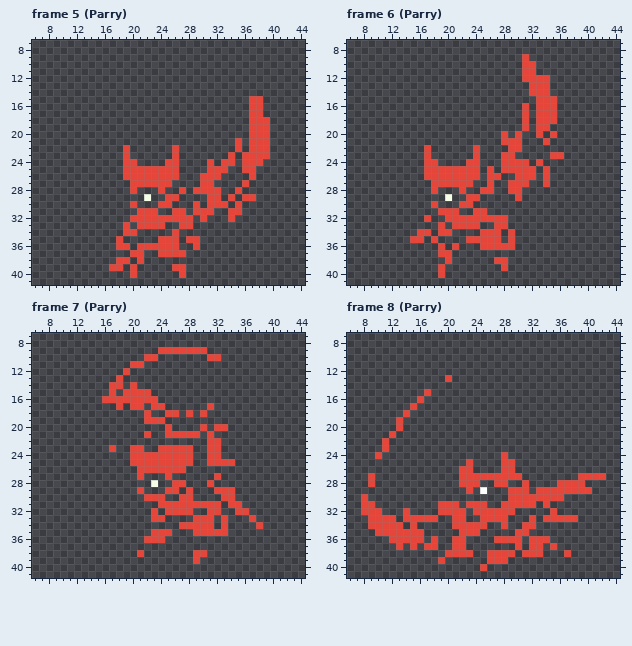
Pixel-art file, stored at Assets/Art/Characters/Renji_Sprite.aseprite. The picture above is the old version.
50x42 pixels, 51 frames. Shown: frame 5 (Parry): x 6..44, y 7..41; frame 6 (Parry): x 6..44, y 7..41; frame 7 (Parry): x 6..44, y 7..41; frame 8 (Parry): x 6..44, y 7..41. The commit also changed other frames, which this record leaves out.
After:
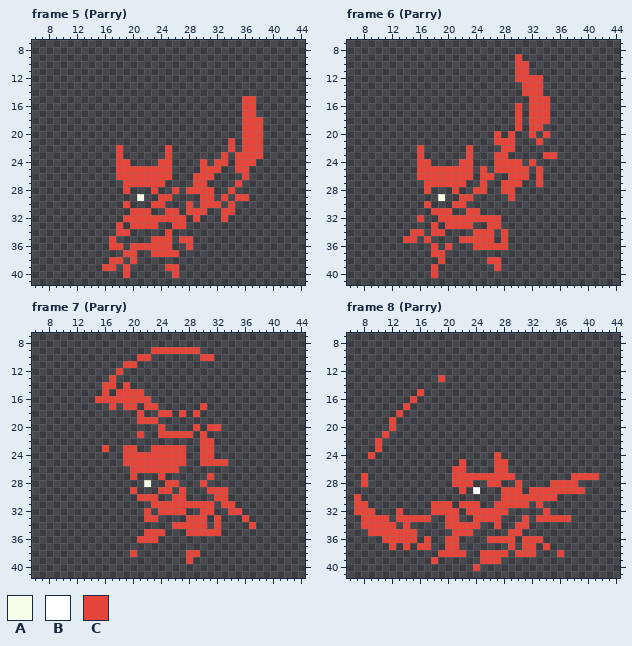
Palette (. is transparent): A #f5ffe8  B #ffffff  C #e64539
Edits made:
Changed rows in their new state; - is an unchanged pixel.
Frame 5 (Parry):
first column x 16:
15 --------------------C-.-
16 --------------------C-.-
17 --------------------C-.-
18 --------------------C--.
19 --------------------C--.
20 --------------------C--.
21 ------------------C.C--.
22 --C.-----C.-------C.C--.
23 --C.-----C.------C.C---.
24 --C-.---C-.---C.C-.C--.-
25 --C-------.---C--.-C-.--
26 --C-------.--C--.---C.--
27 ---C-----.---C-.---C.---
28 ---C.--C.-C.C---.-C.----
29 -----A.-C-.---C-.C.C-.--
30 ---C.--C-.--C.C--.C.----
31 ----C--.-C-.C--.-C-.----
32 ---C--------.C.--C.-----
33 --C.C---.-C-.-----------
34 --C-.----C.-------------
35 -C.----C--.C-.----------
36 -C-.C-----.-C.----------
37 ---C-.-C---.------------
38 -C-.C.------------------
39 C-.C.----C-.------------
40 ---C.-----C.------------
Frame 6 (Parry):
first column x 14:
 9 ----------------C.-----
10 ----------------C-.----
11 ----------------C-.----
12 ----------------C---.--
13 -----------------C--.--
14 -----------------C--.--
15 ------------------C--.-
16 ----------------C.C--.-
17 ----------------C.C--.-
18 ----------------C.C--.-
19 ----------------C.C-.--
20 -------------C.C.-C.C.-
21 -------------C--.--C.--
22 --C.-----C.---C-.------
23 --C.-----C.--C-.----C-.
24 --C-.---C-.--C---.C.---
25 --C-------.C.C----.C.--
26 --C-------.C-.-C--.C.--
27 ---C-----.-C.-C--.-C.--
28 ---C.--C.-C-.-C-.------
29 -----A.-C-.----C.------
30 ---C.--C-.-------------
31 ----C--.-C-.-----------
32 --C.-C--------.--------
33 ----C.C---.-C-.--------
34 -C-.C-.---C--.C.-------
35 C-.C.---C----.C.-------
36 ----C.C.--C----.-------
37 ----C-.----------------
38 -----C.-----C-.--------
39 ----C.-------C.--------
40 ----C.-----------------
Frame 7 (Parry):
first column x 15:
 9 --------C------.--------
10 ------C-.------C-.------
11 ----C-.-----------------
12 ---C.-------------------
13 --C.--------------------
14 -C-.C.------------------
15 -C.C---.----------------
16 C-------.---------------
17 --C.C-.C-.-----C.-------
18 ------C.-C-.C.C.--------
19 ------C--.--------------
20 ---------C.---C.C-.-----
21 ------C.-C----.C.-------
22 ---------------C-.------
23 -C.-C-.-C----.-C-.------
24 ----C--------.-C-.------
25 ----C--------.-C---.----
26 -----C------.-----------
27 -----C.--C.-----C.------
28 -------A.-C-.--C.-------
29 -----C.--C-.C.--C--.----
30 ------C--.-C-.---C-.----
31 --------C--------.C-.---
32 -------C.C---.-C-.-C-.--
33 -------C-.---C--.C.--C.-
34 -----------C----.C.---C.
35 -------C--.--C----.-----
36 ------C--.--------------
38 -----C.------C-.--------
39 -------------C.---------
Frame 8 (Parry):
first column x 7:
13 ------------C.----------------------
15 ---------C.-------------------------
16 --------C.--------------------------
17 -------C.---------------------------
18 ------C.----------------------------
19 -----C.-----------------------------
20 -----C.-----------------------------
21 ----C.------------------------------
22 ---C.-------------------------------
23 ---C.-------------------------------
24 --C.----------------C.--------------
25 ---------------C.---C-.-------------
26 --------------C-.---C-.-------------
27 -C.-----------C--------.-------C---.
28 -C.-----------C--.-C-.-C.---C---.---
29 ---------------C.B.--C--.C-------.--
30 C.-------------------C-------.------
31 C-.--------C--.C--.-C----.C.--------
32 C--.--C.---C---.C-----.----C.-------
33 -C---.C----.-C-.-C---.--C.C----.----
34 -C----.C.----C----.-C.-C-.----------
35 --C------.----C--.----C-.-----------
36 ----C----.C.-C-.---C---.C--.--------
37 -----C.C.C-.-C-.------C.C-.C.-------
38 ------------C---.-C---.C--.--C.-----
39 -----------C.-----C--.--------------
40 -----------------C.-----------------
